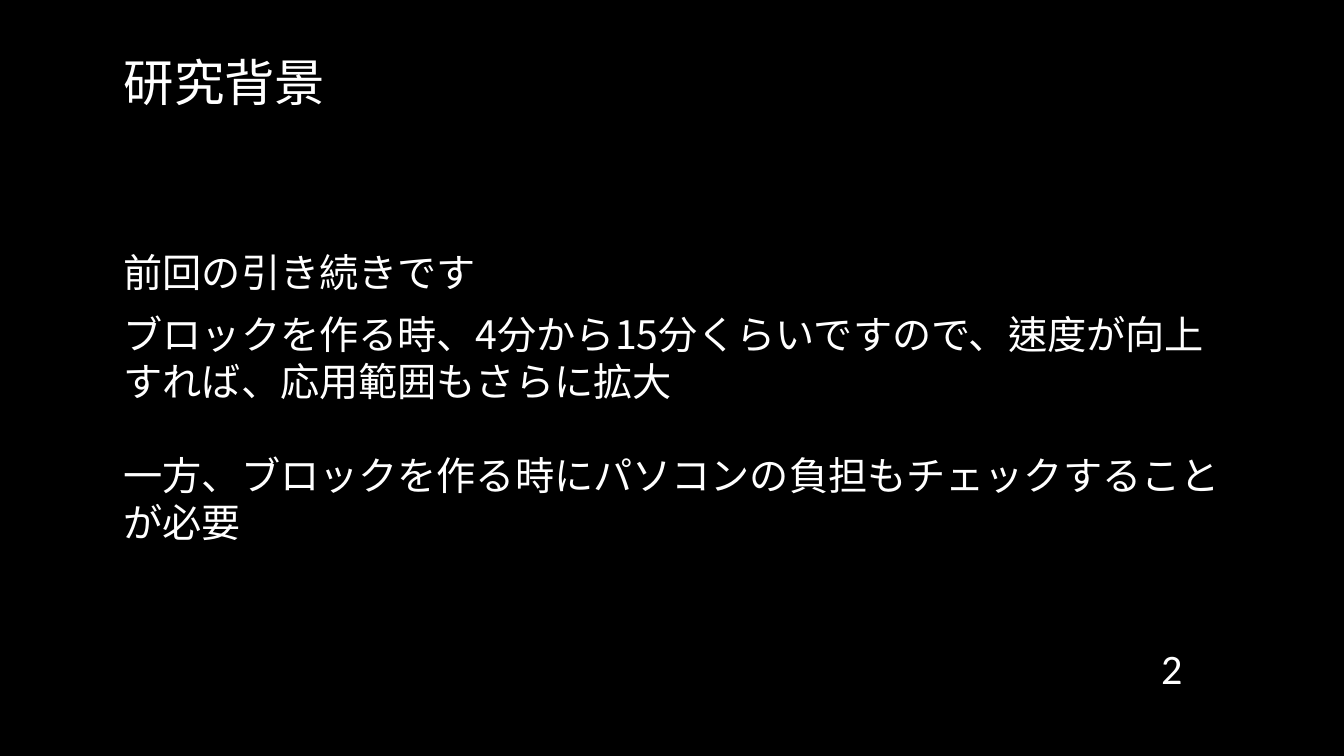
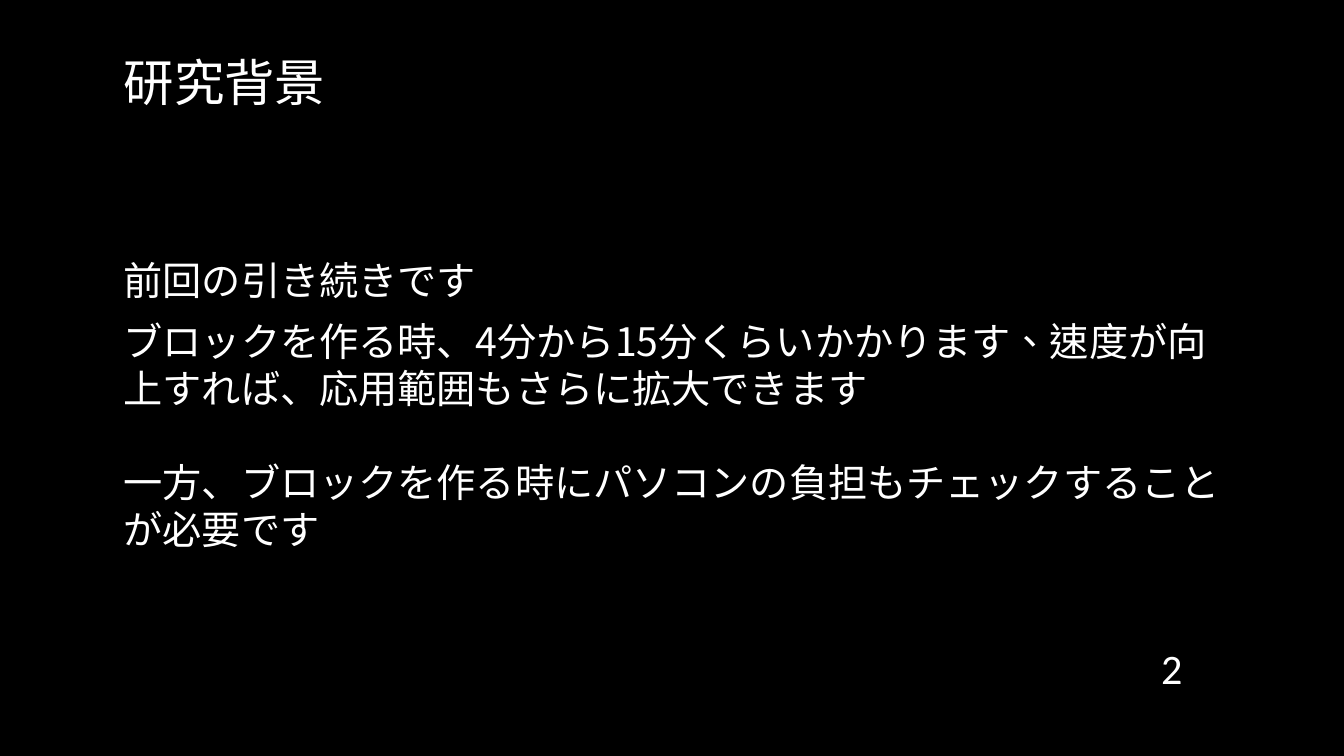
Before and after one commit to cyrusmanosa/Ecc-Year-3, a slide deck: slide 2 of Y3-Sem2/ITゼミ演習II/2024年度_11月報告会_Sk3a04_文家俊.pptx. Drawn at 1344x756 pixels with LibreOffice and Linux fonts; fonts in the diff are those of the drawing; background and template pictures are left out. Boxes give left, top, right and bottom in pixels: in the first picture for what was removed or moved away, otherwise in the second. Text is boxed around its words. In the diff, an @@ line names an element or a change of style, - is before the commit and + after.

```diff
--- a/Y3-Sem2/ITゼミ演習II/2024年度_11月報告会_Sk3a04_文家俊.pptx
+++ b/Y3-Sem2/ITゼミ演習II/2024年度_11月報告会_Sk3a04_文家俊.pptx
@@ text at box(124, 322, 1220, 547): text changed @@
-ブロックを作る時、4分から15分くらいですので、速度が向上すれば、応用範囲もさらに拡大
-一方、ブロックを作る時にパソコンの負担もチェックすることが必要
+ブロックを作る時、4分から15分くらいかかります、速度が向上すれば、応用範囲もさらに拡大できます
+一方、ブロックを作る時にパソコンの負担もチェックすることが必要です
```
Also in this commit, not shown: 5 other slides changed, 20 other files.
